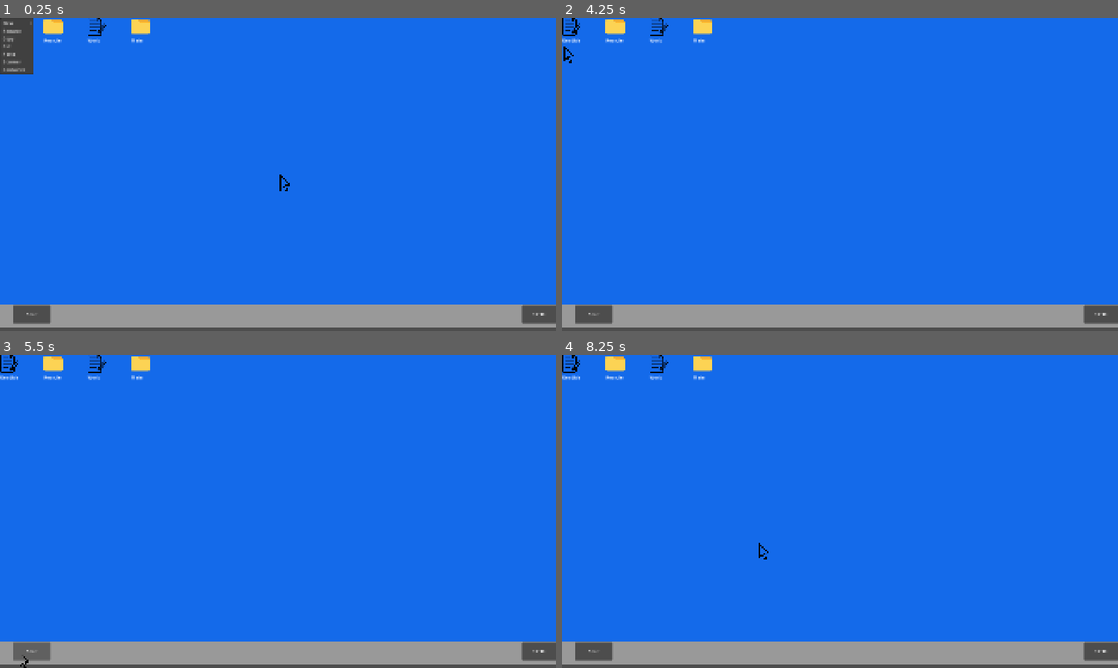
Above: before the commit, frames 1-4 (two rows, left to right).
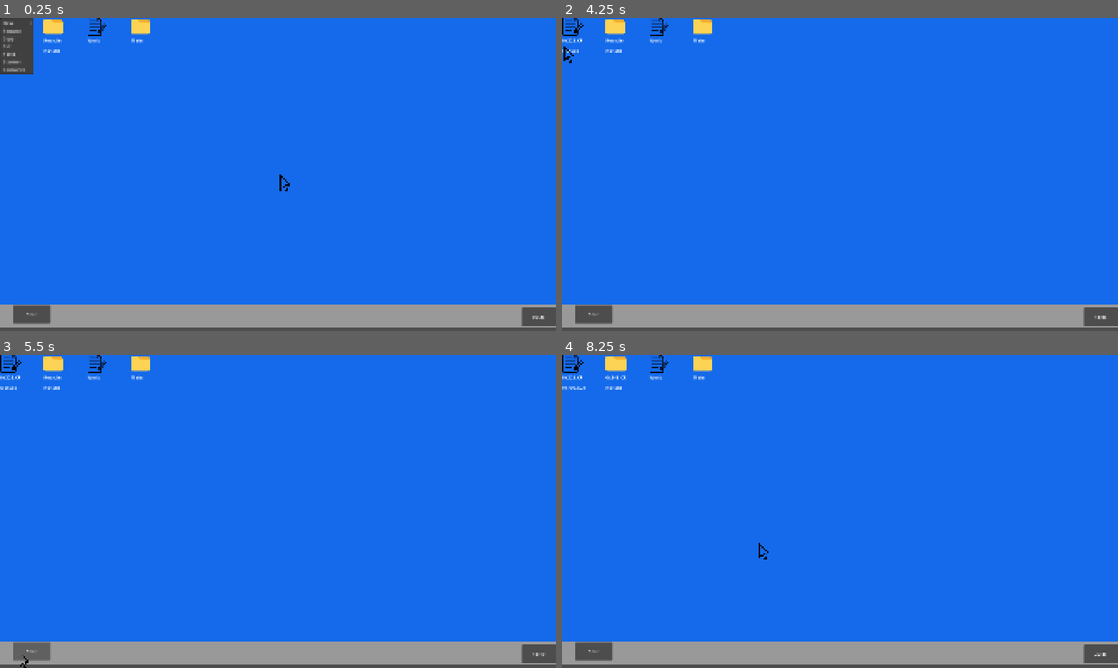
Above: after the commit, the same moments.

Repository: vividskiess/COS30031
Game: Godot game, scene res://Objects/Main_World.tscn
The game is run twice, just before and just after one commit, with the same random seed, the same clock (stepped at 60 frames per second) and the same inputs.
Inputs (mouse positions are in pixels of both pictures, inside the frame that each line leads up to):
- Up to frame 1 (0.25 s): no input
- Up to frame 2 (4.25 s): click "Start" at 0.5 s; click "Start" at 1.25 s; click (562, 46) at 2.02 s; click (606, 46) at 2.77 s; click (562, 46) at 3.52 s
- Up to frame 3 (5.5 s): click (44, 383) at 4.27 s; click "Start" at 5 s
- Up to frame 4 (8.25 s): click (562, 383) at 5.77 s; click (606, 383) at 6.52 s; tap Enter at 7.25 s; drag from (840, 508) to (895, 442) at 7.27 s; tap Space at 8 s; drag from (728, 527) to (812, 574) at 8.02 s

The runs differ from the first frame. In frame 1, 0.2% of the frame differs, in the area x 7-100%, y 10-99%; in frame 2, 0.3%; in frame 3, 0.3%; in frame 4, 0.4%, in the area x 0-100%, y 0-99%.

Commit message:
Worked on Malware system and Scanner still needs testing
Malware system is up but needs testing and implmentation of oither virus and contianment

Diff:
--- /dev/null
+++ b/Objects/Base_Malware.tscn
@@ -0,0 +1,3 @@
+[gd_scene format=3 uid="uid://dc7s3hyf6xc2p"]
+
+[node name="BaseMalware" type="Node2D" unique_id=1763254908]
--- /dev/null
+++ b/Objects/Clock.tscn
@@ -0,0 +1,5 @@
+[gd_scene format=3 uid="uid://cusuimekc1ko3"]
+
+[node name="Clock" type="Label" unique_id=88897175]
+
+[node name="Timer" type="Timer" parent="." unique_id=1138628681]
--- a/Objects/Desktop_Manger.tscn
+++ b/Objects/Desktop_Manger.tscn
@@ -71,7 +71,7 @@
 custom_minimum_size = Vector2(124, 64)
 layout_mode = 2
 offset_transform_enabled = true
-offset_transform_position = Vector2(1620, 0)
+offset_transform_position = Vector2(1620, 10)
 
 [node name="Label" type="Label" parent="Taskbar/Panel/TaskbarGrid/Time" unique_id=1959877699]
 layout_mode = 0
@@ -79,7 +79,8 @@
 offset_top = 20.0
 offset_right = 80.0
 offset_bottom = 43.0
-text = "12:30"
+text = "
+"
 horizontal_alignment = 1
 vertical_alignment = 1
 
--- a/Objects/Main_World.tscn
+++ b/Objects/Main_World.tscn
@@ -4,6 +4,7 @@
 [ext_resource type="PackedScene" uid="uid://bpi1b8h274k1n" path="res://Objects/Window.tscn" id="2_hfuox"]
 [ext_resource type="PackedScene" uid="uid://doh3itm6jhli" path="res://Objects/Mouse.tscn" id="2_ldsjx"]
 [ext_resource type="PackedScene" uid="uid://dxf7ph5nbl2i4" path="res://Objects/Text_content.tscn" id="3_ags0o"]
+[ext_resource type="PackedScene" uid="uid://djvel2tbwfkh8" path="res://Objects/Scanner.tscn" id="4_1xq3s"]
 
 [node name="Main" type="Control" unique_id=2124420353]
 layout_mode = 3
@@ -22,6 +23,7 @@
 scale = Vector2(1.0044761, 0.9910996)
 window_scene = ExtResource("2_hfuox")
 text_scence = ExtResource("3_ags0o")
+scanner_scence = ExtResource("4_1xq3s")
 
 [node name="mouse" parent="." unique_id=691309237 instance=ExtResource("2_ldsjx")]
 layout_mode = 0
--- /dev/null
+++ b/Objects/Scanner.tscn
@@ -0,0 +1,13 @@
+[gd_scene format=3 uid="uid://djvel2tbwfkh8"]
+
+[ext_resource type="Script" uid="uid://dvf1jxi8maagj" path="res://Script/Defender_tool.gd" id="1_xd7xj"]
+
+[node name="Scanner" type="Control" unique_id=2007559659]
+layout_mode = 3
+anchors_preset = 0
+script = ExtResource("1_xd7xj")
+
+[node name="Label" type="Label" parent="." unique_id=498809098]
+layout_mode = 0
+offset_right = 40.0
+offset_bottom = 23.0
--- a/Objects/Text_content.tscn
+++ b/Objects/Text_content.tscn
@@ -7,13 +7,7 @@
 anchors_preset = 0
 script = ExtResource("1_hdhgx")
 
-[node name="Label" type="Label" parent="." unique_id=1894376198]
+[node name="Text_edit" type="TextEdit" parent="." unique_id=1772425043]
 layout_mode = 0
-offset_right = 40.0
-offset_bottom = 23.0
-
-[node name="LineEdit" type="LineEdit" parent="." unique_id=1147884682]
-visible = false
-layout_mode = 0
-offset_right = 68.5
-offset_bottom = 31.0
+offset_right = 935.0
+offset_bottom = 451.0
--- /dev/null
+++ b/Script/Base_malware.gd
@@ -0,0 +1,33 @@
+class_name Base_malware extends Node
+
+var Host_file: FileResource
+var Host_folder: FileResource
+var sym_timer: Timer
+
+func setup(Malware_data: FileResource, parent_dir: FileResource, tick_rate: float) -> void:
+	Host_file = Malware_data
+	Host_file.is_infected = true
+	Host_folder = parent_dir
+
+
+	sym_timer = Timer.new()
+	add_child(sym_timer)
+	sym_timer.wait_time = tick_rate
+	sym_timer.timeout.connect(_on_tick)
+	sym_timer.start()
+	pass
+
+func _on_tick() -> void:
+	if not Host_folder.contained_files.has(Host_file):
+		cured()
+		return
+	cause_symptom()
+
+func cause_symptom() -> void:
+	#inhertance needs other gd to behavior
+	pass
+
+func cured()-> void:
+	#insert victory screen and game state
+	#queue_free()
+	pass
--- /dev/null
+++ b/Script/Clock.gd
@@ -0,0 +1,34 @@
+extends Node
+
+var clock_tick_rate: float = 6000.0 #speed up or slow down (60 is to say 1s real time turn to 1 min in game)
+var elapsed_time: float = 0.0
+
+var current_min: float = 0.0
+var current_hour: float = 0.0
+
+var game_over = false
+var starting_hour = 9
+
+signal time_passed(current_hour:int, current_minute:int)
+signal game_over_signal(game_state: bool)
+
+func _process(delta: float) -> void:
+	elapsed_time += delta * clock_tick_rate
+
+	var total_min = int(elapsed_time/60.0)
+
+	var new_minute = total_min % 60
+	var new_hour = (starting_hour + (total_min/60)) % 24
+
+	#_check_gameover()
+
+	if new_minute != current_min and game_over != true:
+		current_min = new_minute
+		current_hour = new_hour
+		time_passed.emit(current_hour, current_min)
+
+func _check_gameover() -> void:
+
+	if current_hour == 10.0:
+		game_over = true
+		game_over_signal.emit(game_over)
--- /dev/null
+++ b/Script/Defender_tool.gd
@@ -0,0 +1,21 @@
+extends Control
+
+@onready var Res = $Label
+
+func _Search_infected_files(Scanned_file: FileResource) -> void:
+	Res.text = "Scanning" + Scanned_file.display_name +"..."
+
+	await get_tree().process_frame
+
+
+	var infected_found = 0 #int if number only array if its actual app
+	#var infected_file_found: Array[ResourceFile] = []
+	var Files_list = FileSys.get_all_file_in_folder_for_scan(Scanned_file)
+
+	for item in Files_list:
+		if item.is_infected == true:
+			infected_found += 1
+
+	Res.text = "Malware found:" + str(infected_found)
+
+	print("Suc")
--- a/Script/Desktop_Icon.gd
+++ b/Script/Desktop_Icon.gd
@@ -20,6 +20,8 @@
 
 	change_file_name.text_submitted.connect(_on_rename_submit)
 	change_file_name.focus_exited.connect(func(): _on_rename_submit(change_file_name.text))
+
+
 
 
 #Changing the colour to signifty hovering over it
--- a/Script/Desktop_Manager.gd
+++ b/Script/Desktop_Manager.gd
@@ -4,6 +4,9 @@
 @export var desktop_icon: PackedScene
 @export var folder_scence: PackedScene
 @export var text_scence: PackedScene
+@export var scanner_scence: PackedScene
+
+@export var remediate: PackedScene
 
 
 #export var application_scence: PackedScence?
@@ -11,8 +14,7 @@
 @onready var desktop_files: Array[FileResource] = []
 @onready var icon_grid: GridContainer = $IconGrid
 @onready var taskbar_grid = $Taskbar/Panel/TaskbarGrid
-
-signal windows_content(window_node: Node)
+@onready var clock = $Taskbar/Panel/TaskbarGrid/Time/Label
 
 #Window node -> Button
 var minimize_icon_to_window: Dictionary = {}
@@ -26,6 +28,9 @@
 var grid_column: int = 4
 var Taskbar_grid: int = 5
 
+func _testing_timer() -> void:
+	print("Test clock")
+
 # Called when the node enters the scene tree for the first time.
 func _ready() -> void:
 
@@ -37,8 +42,18 @@
 
 	_refresh_grid()
 
-	RightClickMenu.request_refresh.connect(_on_menu_refresh)
+
+	RightClickMenu.request_refresh.connect(_on_menu_request)
 	RightClickMenu.request_rename.connect(_on_menu_rename_request)
+	RightClickMenu.request_virus_scan.connect(_on_virus_scan_request)
+
+	Clock.time_passed.connect(_clock_update)
+	Clock.game_over_signal.connect(_handle_game_state)
+	#
+	InfectionManager._inject_malware(Rename_Virus, "NotSus", 2)
+	InfectionManager._inject_malware(Rename_Virus, "NotSus", 2)
+	#InfectionManager._inject_malware(Rename_Virus, "NotSus", 2)
+	#InfectionManager._inject_malware(Rename_Virus, "NotSus", 2)
 
 
 func _gui_input(event: InputEvent) -> void:
@@ -112,7 +127,6 @@
 			var text_content = text_scence.instantiate()
 			new_window.embed_content(text_content)
 			text_content.setup(data)
-
 
 
 		FileResource.FileType.FOLDER:
@@ -160,15 +174,10 @@
 	for file_res in desktop_folder.contained_files:
 		create_desktop_icon(file_res, icon_grid)
 
-func _on_menu_refresh(modified_folder: FileResource)->void:
+func _on_menu_request(modified_folder: FileResource)->void:
 	if modified_folder == desktop_folder:
 		_refresh_grid()
 		await get_tree().process_frame
-		var icons = icon_grid.get_children()
-		if icons.size() > 0:
-			var new_icon = icons[-1]
-			if new_icon.has_method("_start_renaming"):
-				new_icon._start_renaming()
 
 func _on_menu_rename_request() -> void:
 	if is_selected != null:
@@ -178,14 +187,33 @@
 				if child.has_method("_start_renaming"):
 					child._start_renaming(	)
 
-
-
 func _can_drop_data(_at_position: Vector2, data: Variant) -> bool:
+	#if data != self:
 	return data is FileResource
+	#return false
 
 func _drop_data(_at_position: Vector2, data: Variant) -> void:
 	var old_folder = data.parent_path
 	var new_folder = desktop_folder
 	FileSys.move_file(data, old_folder, new_folder)
 	_refresh_grid()
-	get_tree().reload_current_scene()
+	RightClickMenu.request_refresh.emit(old_folder)
+
+func _on_virus_scan_request(file: FileResource) -> void:
+	var Scanner = scanner_scence.instantiate()
+	add_child(Scanner)
+
+	if Scanner.has_method("_Search_infected_files"):
+		Scanner._Search_infected_files(file)
+
+
+	pass
+
+
+func _clock_update(hours: int, minute:int) -> void:
+	var time_string = "%02d:%02d" % [hours, minute]
+	clock.text = time_string
+
+func _handle_game_state(game_state: bool) -> void:
+	#print("Game Over")
+	pass
--- a/Script/FileSys.gd
+++ b/Script/FileSys.gd
@@ -14,6 +14,8 @@
 
 func _intialize_system() -> void:
 	desktop_folder = load("res://Asset/Computer_Architecture/Desktop.tres")
+
+	#old desktop load sys
 	#desktop_folder = FileResource.new()
 	#desktop_folder.display_name = "Desktop"
 	#desktop_folder.file_type = FileResource.FileType.FOLDER
@@ -74,3 +76,11 @@
 		new_file.parent_path = target_folder
 
 		target_folder.contained_files.append(new_file)
+
+func get_all_file_in_folder_for_scan(current_folder: FileResource) -> Array[FileResource]:
+	var found_files: Array[FileResource] = []
+	for item in current_folder.contained_files:
+		if item.file_type != FileResource.FileType.FOLDER: #ensure its not sending folder as well
+			found_files.append(item)
+
+	return found_files
--- /dev/null
+++ b/Script/File_Scrambler.gd
@@ -0,0 +1,27 @@
+class_name Rename_Virus extends Base_malware
+
+func cause_symptom() -> void:
+	var all_file = _get_all_files(FileSys.desktop_folder)
+
+	if all_file.has(Host_file): #virus dosent curr itself
+		all_file.erase(Host_file)
+
+	if all_file.size() > 0:
+		var target_file = all_file.pick_random()
+		target_file.display_name = "0x" + str(randi() % 9999) + ".CR" #Corrupt name
+
+		RightClickMenu.request_refresh.emit(target_file.parent_path)
+
+
+func _get_all_files(current_folder: FileResource) -> Array[FileResource]:
+	var found_files: Array[FileResource] = []
+
+	for item in current_folder.contained_files:
+		if item.file_type == FileResource.FileType.FOLDER:
+			var sub_folder = _get_all_files(item)
+			found_files.append(item)#infect the folder as well :>
+			found_files.append_array(sub_folder)
+		else:
+			found_files.append(item)
+
+	return found_files
--- a/Script/Fileresource.gd
+++ b/Script/Fileresource.gd
@@ -5,10 +5,10 @@
 
 enum FileType {FOLDER, TEXT, IMAGE, EXECUTABLE, MALICOUS}
 
-
 @export var display_name: String = "New File"
 @export var icon_texture: Texture2D
 @export var file_type: FileType = FileType.TEXT
+@export var is_infected: bool = false
 
 
 @export_multiline var text_content: String = "" #Notepad
--- a/Script/Folder_content.gd
+++ b/Script/Folder_content.gd
@@ -11,7 +11,7 @@
 @onready var directory_bar = $Directory_display
 
 #current folder position (Opened by the user)
-var current_folder = FileResource
+var current_folder:FileResource
 
 var folder_column = 7 #folder grid
 var base_path : String = "" #building directory
@@ -128,7 +128,8 @@
 	var new_folder = current_folder
 	FileSys.move_file(data, old_folder, new_folder)
 	_refresh_grid()
-	get_tree().reload_current_scene() #reload scence for folder
+	RightClickMenu.request_refresh.emit(old_folder)
+
 
 func _refresh_grid() -> void:
 	if current_folder != null:
@@ -142,11 +143,11 @@
 
 		await get_tree().process_frame
 
-		var icons = folder_grid.get_children()
-		if icons.size() > 0:
-			var new_icon = icons[-1]
-			if new_icon.has_method("_start_renaming"):
-				new_icon._start_renaming()
+		#var icons = folder_grid.get_children()
+		#if icons.size() > 0:
+			#var new_icon = icons[-1]
+			#if new_icon.has_method("_start_renaming"):
+				#new_icon._start_renaming()
 
 func _on_menu_rename_request() -> void:
 	if is_selected != null:
@@ -154,4 +155,4 @@
 		for child in folder_grid.get_children():
 			if child.file_data == is_selected:
 				if child.has_method("_start_renaming"):
-					child._start_renaming(	)
+					child._start_renaming()
--- /dev/null
+++ b/Script/Infection_Manager.gd
@@ -0,0 +1,19 @@
+extends Node
+
+#handles Virus injection
+
+func _inject_malware(Virus_class: Script, hidden_name: String, tick_rate: float) -> void:
+	var malicious_file = FileResource.new()
+	malicious_file.display_name = hidden_name
+	malicious_file.file_type = FileResource.FileType.TEXT
+
+	var target_folder = FileSys.desktop_folder
+	target_folder.contained_files.append(malicious_file)
+	malicious_file.parent_path = target_folder
+
+	var virus_node = Virus_class.new()
+	add_child(virus_node)
+
+	virus_node.setup(malicious_file, target_folder, tick_rate)
+
+	RightClickMenu.request_refresh.emit(target_folder)
--- a/Script/Text_content.gd
+++ b/Script/Text_content.gd
@@ -1,6 +1,17 @@
 extends Control
 
-@onready var textbox = $Label
+@onready var Writting_text = $Text_edit
+
+var current_file: FileResource
 
 func setup(text_data: FileResource) -> void:
-	textbox.text = text_data.text_content
+	current_file = text_data
+
+	Writting_text.text = current_file.text_content
+
+	Writting_text.text_changed.connect(_changed_text)
+
+
+func _changed_text() -> void:
+	if current_file != null:
+		current_file.text_content = Writting_text.text
--- a/Script/right_click_menu.gd
+++ b/Script/right_click_menu.gd
@@ -2,6 +2,7 @@
 
 signal request_refresh(modified_file: FileResource) #change to file creation
 signal request_rename
+signal request_virus_scan(target_folder: FileResource)
 
 var current_dir: FileResource
 var target_file:FileResource = null
@@ -11,6 +12,8 @@
 
 var sub_menu: PopupMenu
 var is_cut_used = false
+
+
 
 enum PopupIds{
 	new,
@@ -62,9 +65,7 @@
 	match id:
 		PopupIds.rename:
 			request_rename.emit()
-
 		PopupIds.copy:
-
 			if target_file != null:
 				print("Copy")
 				FileSys.copy_file(target_file)
@@ -73,6 +74,11 @@
 			print("Paste")
 			FileSys.paste_file(current_dir)
 			request_refresh.emit(current_dir)
+		PopupIds.scanner:
+			if target_file != null and target_file.file_type == FileResource.FileType.FOLDER:
+				request_virus_scan.emit(target_file)
+			else:
+				request_virus_scan.emit(current_dir)
 
 func _on_new_sub_menu_pressed(id: int) -> void:
 	match id:
--- a/project.godot
+++ b/project.godot
@@ -19,6 +19,8 @@
 
 FileSys="*uid://dk42gv0lhtwpk"
 RightClickMenu="*uid://in75jq0bwg7c"
+Clock="*uid://dao24h3p2bt3h"
+InfectionManager="*uid://ckr7we6anrm3k"
 
 [display]
 
Not shown, added: Script/Base_malware.gd.uid
Not shown, added: Script/Clock.gd.uid
Not shown, added: Script/Defender_tool.gd.uid
Not shown, added: Script/File_Scrambler.gd.uid
Not shown, added: Script/Infection_Manager.gd.uid
